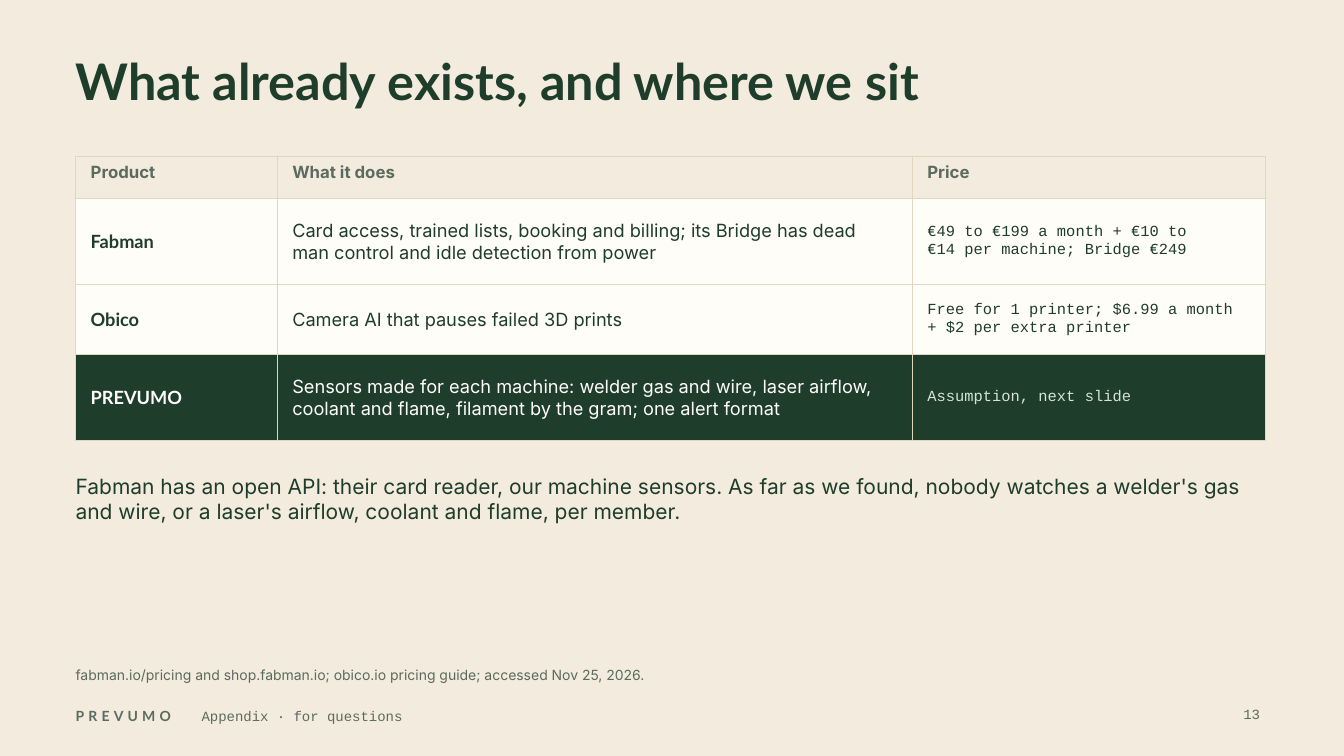
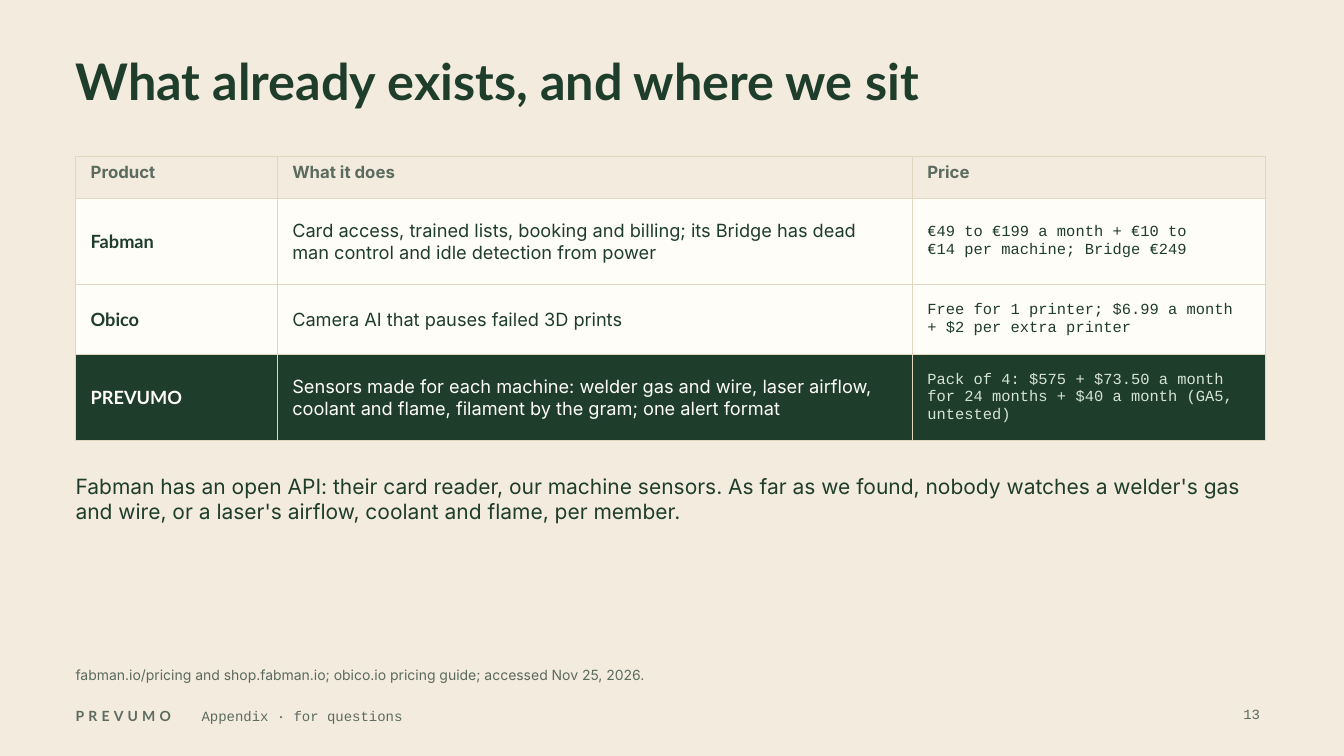
Before and after one commit to WAHB22/wahbs-world, a slide deck: slide 13 of prevumo/deliverables/final/PREVUMO-final.pptx. Drawn at 1344x756 pixels with LibreOffice and Linux fonts; fonts in the diff are those of the drawing. Boxes give left, top, right and bottom in pixels: in the first picture for what was removed or moved away, otherwise in the second. Text is boxed around its words. In the diff, an @@ line names an element or a change of style, - is before the commit and + after.

```diff
--- a/prevumo/deliverables/final/PREVUMO-final.pptx
+++ b/prevumo/deliverables/final/PREVUMO-final.pptx
@@ table at <box>76,156,1265,426</box> @@
-row 4, column 3: Assumption, next slide
+row 4, column 3: Pack of 4: $575 + $73.50 a month for 24 months + $40 a month (GA5, untested)
```
Also in this commit, not shown: 6 other slides changed, 3 slides added, 3 slides removed, 11 other files.
